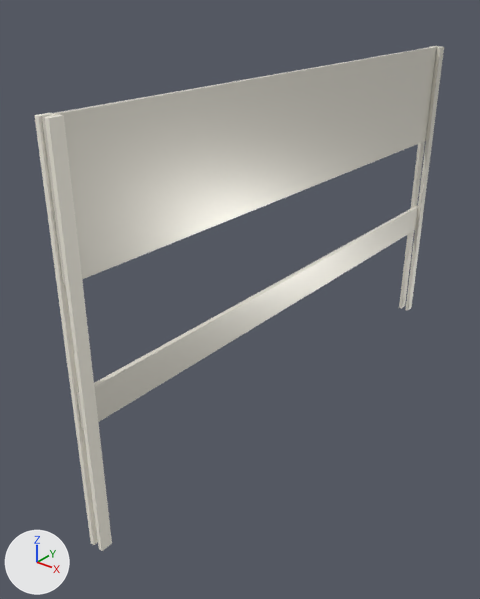
Renders of the glTF model public/assets/window.glb from each side of a commit.
Both versions are drawn from a camera (50 mm lens) standing at (5.12, -4.25, 3.4) and looking at (2.07, -0.44, 1.04). Every picture has the same lights, and +X, +Y and +Z are marked at lower left. The first picture is the older version. Where no turn or scale is listed for an object, it has been applied to the vertices.

The older version as bpy lines, for what is in view:
```python
ob_window_frame_middle = bpy.data.objects.new('Window_frame_middle', me_cube_029)
ob_window_frame_middle.location = (2.34, 0.0, 1.081)
ob_window_frame_top = bpy.data.objects.new('Window_frame_top', me_cube_030)
ob_window_frame_top.location = (2.34, 0.0, 2.355)
ob_window_vertical_frame = bpy.data.objects.new('Window vertical frame', me_cube_005)
ob_window_vertical_frame.location = (2.3, 2.25, 1.4)
ob_window_vertical_frame_001 = bpy.data.objects.new('Window vertical frame.001', me_cube_006)
ob_window_vertical_frame_001.location = (2.38, 2.25, 1.4)
ob_window_vertical_frame_002 = bpy.data.objects.new('Window vertical frame.002', me_cube_011)
ob_window_vertical_frame_002.location = (2.38, -2.25, 1.4)
ob_window_vertical_frame_003 = bpy.data.objects.new('Window vertical frame.003', me_cube_045)
ob_window_vertical_frame_003.location = (2.3, -2.25, 1.4)
```
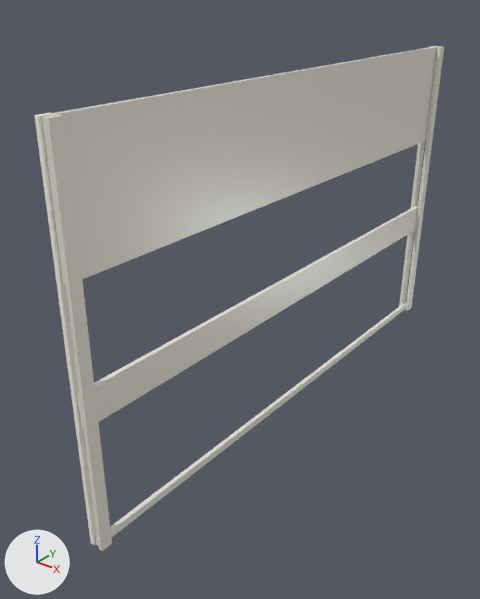
Pixel boxes (x1, y1, x2, y2) of what changed, in the pictures (480 x 599 px):
'Window vertical frame.002', surface changed: (45, 114, 112, 551) in both
'Window_frame_bottom', added: after (96, 302, 406, 545)

Diff of the bpy script that builds the scene:
```diff
--- a/public/assets/window.glb.py
+++ b/public/assets/window.glb.py
@@ mat_warm_white_lacquer @@
 mat_warm_white_lacquer.base_color = (0.81, 0.78, 0.69)  # white #e8e5d8
-mat_warm_white_lacquer.metallic = 0.2
 mat_warm_white_lacquer.roughness = 0.32
@@ me_cube_007 @@
+me_cube_007.from_pydata(...)  # 152 vertices, 300 faces; spans x -0.02..0.02, y -2.28..2.28, z -0.03..0.03
+me_cube_007.materials.append(mat_warm_white_lacquer)  # white #e8e5d8
@@ ob_window_frame_bottom @@
+ob_window_frame_bottom = bpy.data.objects.new('Window_frame_bottom', me_cube_007)
+ob_window_frame_bottom.location = (2.34, 0.0, 0.032)
```
